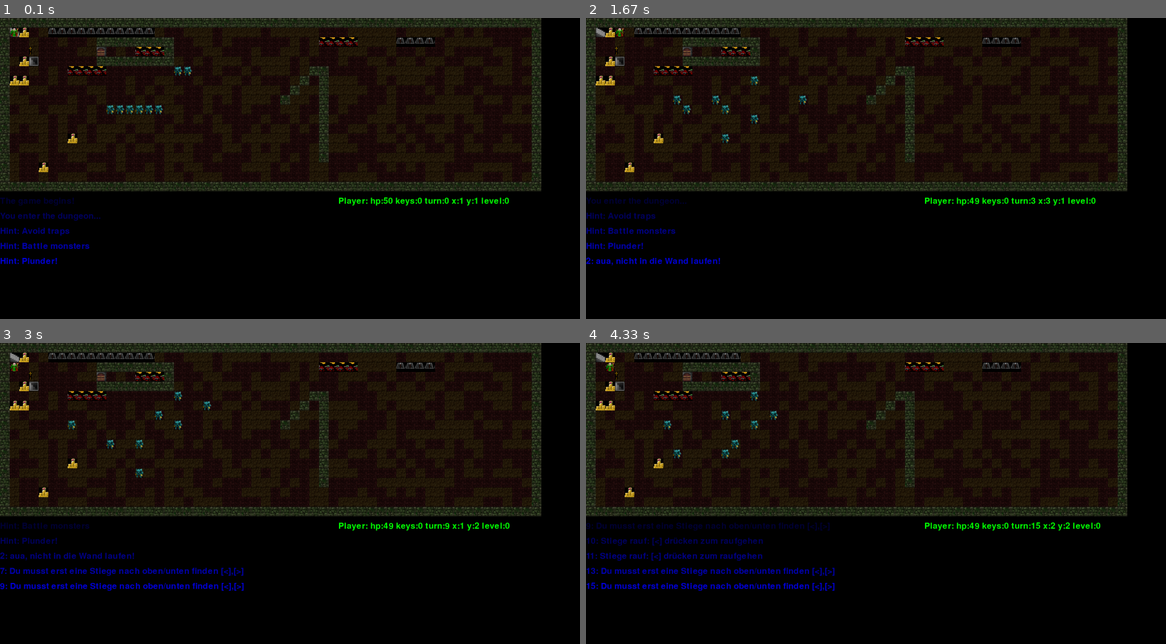
Above: before the commit, frames 1-4 (two rows, left to right).
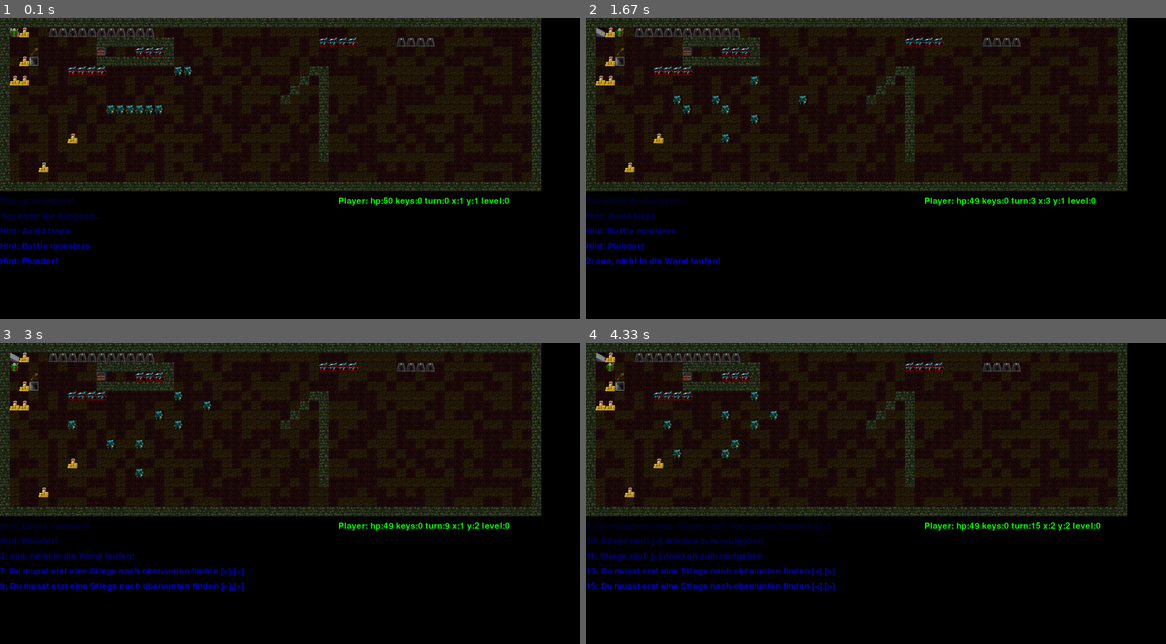
Above: after the commit, the same moments.

Repository: horstjens/spielend-programmieren
Game: pygame game, started from pyrogue/pygamerogue.py
Same seed, same stepped clock (60 frames per second), same inputs: the game is played once before the commit and once after it.
Inputs:
- Up to frame 1 (0.1 s): no input
- Up to frame 2 (1.67 s): hold Right 0.33-0.8 s; hold Up 0.83-1.13 s; hold Right 1.17-1.63 s
- Up to frame 3 (3 s): hold Left 1.67-2.2 s; tap . at 1.82 s; hold Down 2.23-2.53 s; tap < at 2.38 s; hold Left 2.57-2.97 s; tap > at 2.72 s
- Up to frame 4 (4.33 s): hold Up 3-3.37 s; tap . at 3.15 s; hold Right 3.4-4.03 s; tap < at 3.55 s; hold Down from 4.07 s (still down); tap > at 4.22 s

The runs differ from the first frame. In frame 1, 1.1% of the frame differs, in the area x 1-75%, y 3-51%; in frame 2, 1.1%; in frame 3, 1.1%; in frame 4, 1.1%.

Commit message:
verbesserte Grafiken

Diff:
--- a/pyrogue/pygamerogue.py
+++ b/pyrogue/pygamerogue.py
@@ -404,24 +404,24 @@
         PygView.FLOORS = Spritesheet("floor.png")   # 32 x 29
         PygView.FIGUREN = Spritesheet("player-keanu.png") # 32 x 57
         PygView.GUI = Spritesheet("gui.png")        # 32 x 17
-        PygView.FEAT = Spritesheet("feat.png")      # 32 x 16
-        PygView.MAIN = Spritesheet("main.png")      # 32 x 29
+        PygView.FEAT = Spritesheet("feat-keanu.png")      # 32 x 16
+        PygView.MAIN = Spritesheet("main-keanu.png")      # 32 x 29
 
         PygView.WALL = PygView.WALLS.image_at((0, 0, 34, 32)) #x oben links, y oben links, höhe, teife
         PygView.WALL1 = PygView.WALLS.image_at((34, 0, 32, 32))
         PygView.WALL2 = PygView.WALLS.image_at((68, 0, 32, 32))
-        PygView.SIGN  = PygView.GUI.image_at((SIDE*6,0,SIDE,SIDE))
+#        PygView.SIGN  = PygView.GUI.image_at((SIDE*6,0,SIDE,SIDE))
         PygView.FLOOR  = PygView.FLOORS.image_at((160, SIDE*2 ,SIDE, SIDE))
         PygView.FLOOR1 = PygView.FLOORS.image_at((192, 160, 32, 32))
-        PygView.TRAP  = PygView.FEAT.image_at((SIDE*1, SIDE*4, SIDE, SIDE))
+        PygView.TRAP  = PygView.FEAT.image_at((30, 128, 32, 32), (0, 0, 0))
         PygView.PLAYERBILD = PygView.FIGUREN.image_at((111, 1215, 32, 32), (0, 0, 0))
         PygView.STAIRDOWN = PygView.FEAT.image_at((SIDE*4, SIDE*5, SIDE, SIDE))
         PygView.STAIRUP  = PygView.FEAT.image_at((SIDE*5, SIDE*5, SIDE, SIDE))
         PygView.MONSTERBILD  =  PygView.FIGUREN.image_at((0, 0, SIDE, SIDE), (0, 0, 0))
         PygView.DOOR  = PygView.FEAT.image_at((SIDE*2,SIDE,SIDE,SIDE))
-        PygView.LOOT  = PygView.MAIN.image_at((SIDE*17,SIDE*21,SIDE,SIDE))
-        PygView.KEY = PygView.FIGUREN.image_at((76, 1684,9,25))
-        PygView.SIGN = PygView.GUI.image_at((197, 0, 32, 32))
+        PygView.LOOT  = PygView.MAIN.image_at((155, 672, 32, 32), (0, 0, 0))
+        PygView.KEY = PygView.FIGUREN.image_at((54, 1682 ,32 ,32), (0, 0, 0))
+        PygView.SIGN = PygView.GUI.image_at((197, 0, 32, 32), (0, 0, 0))
 
 
         self.player = Player(x,y,hp)
Binary file added: pyrogue/feat-keanu.png
Binary file added: pyrogue/main-keanu.png
Binary file changed: pyrogue/player-keanu.png
